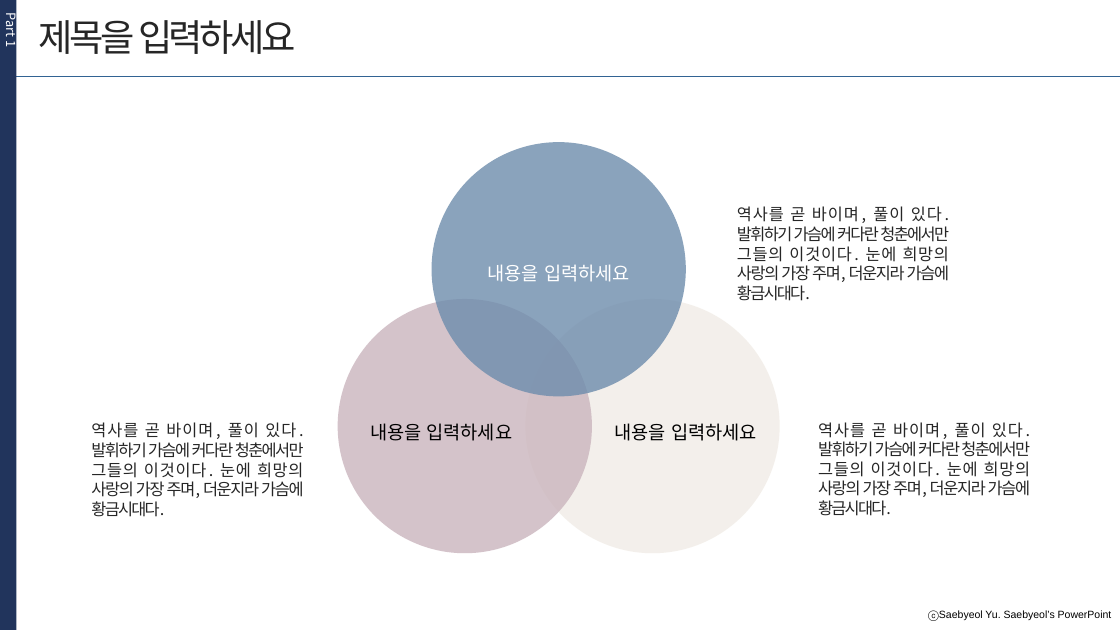
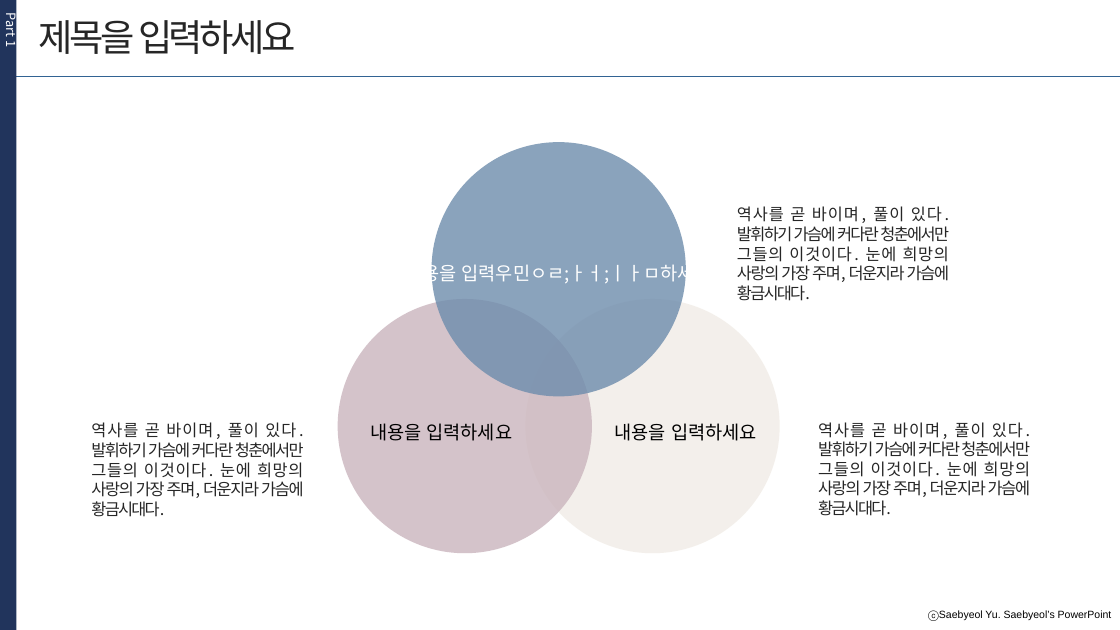
Before and after one commit to developerYHLee/University_Homework, a slide deck: slide 4 of 기말과제.pptx. Drawn at 1120x630 pixels with LibreOffice and Linux fonts; fonts in the diff are those of the drawing. Boxes give left, top, right and bottom in pixels: in the first picture for what was removed or moved away, otherwise in the second. Text is boxed around its words. In the diff, an @@ line names an element or a change of style, - is before the commit and + after.

```diff
--- a/기말과제.pptx
+++ b/기말과제.pptx
@@ text at (405,261,712,286): text changed @@
-내용을 입력하세요
+내용을 입력우민ㅇㄹ;ㅏㅓ;ㅣㅏㅁ하세요
```
